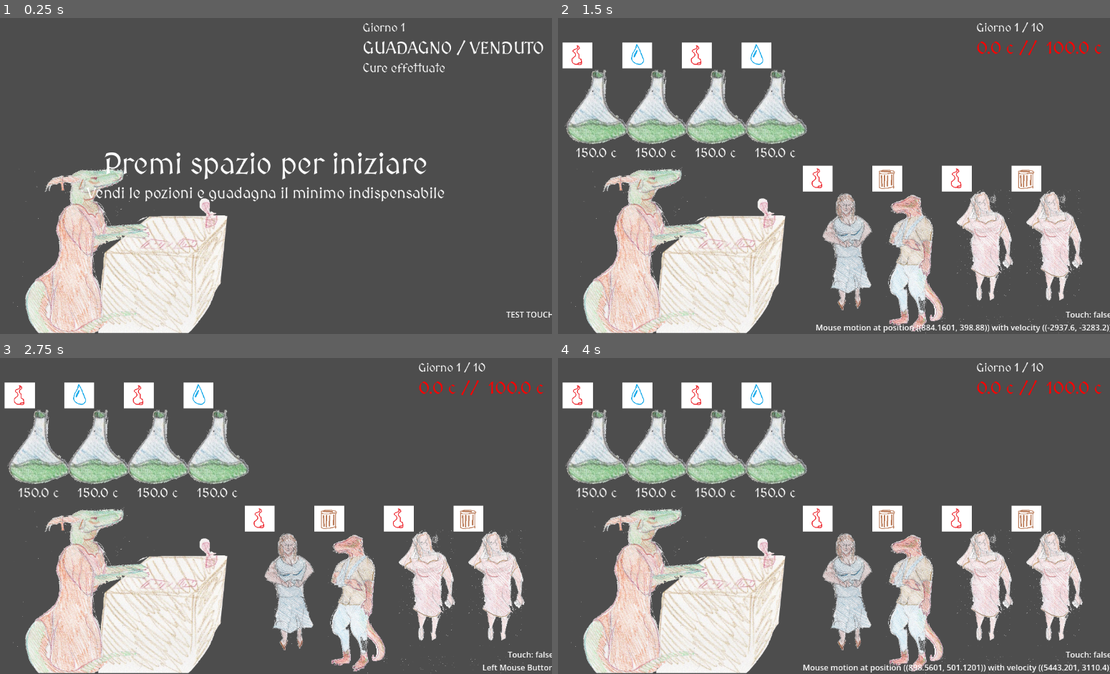
Above: before the commit, frames 1-4 (two rows, left to right).
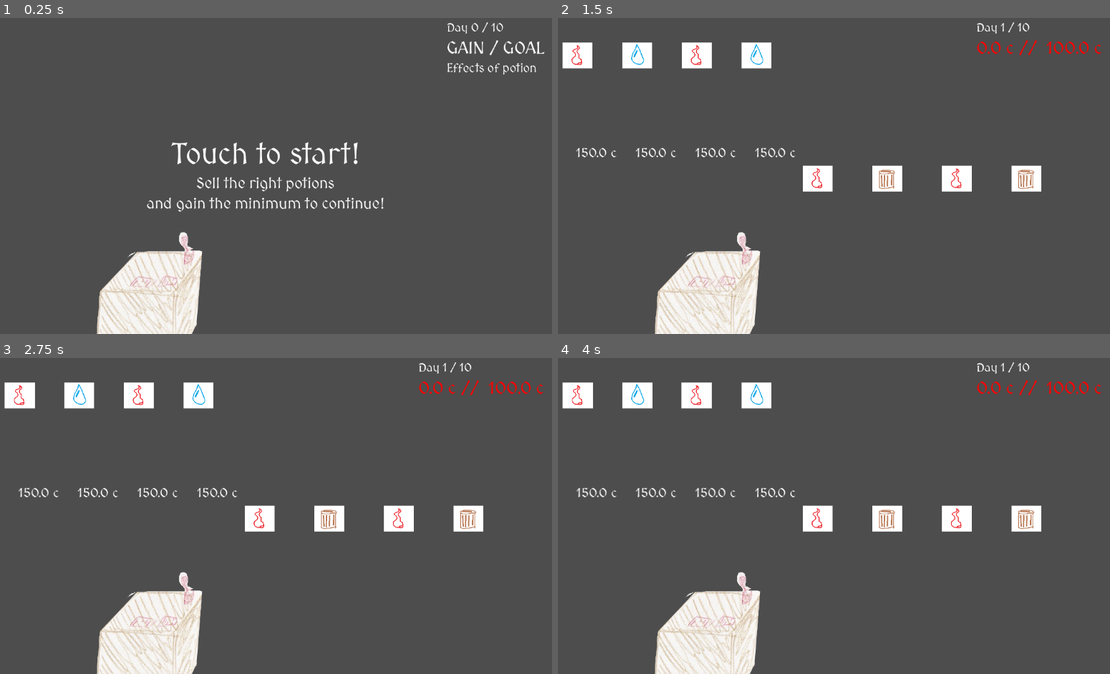
Above: after the commit, the same moments.

Repository: MLisanti/moonbrew_shop
Game: Godot game, scene res://scene/main.tscn
The game is run twice, just before and just after one commit, with the same random seed, the same clock (stepped at 60 frames per second) and the same inputs.
Inputs (mouse positions are in pixels of both pictures, inside the frame that each line leads up to):
- Up to frame 1 (0.25 s): no input
- Up to frame 2 (1.5 s): tap Enter at 0.5 s; drag from (1027, 264) to (878, 103) at 0.52 s; tap Space (conferma) at 1.25 s; drag from (707, 188) to (1027, 264) at 1.27 s
- Up to frame 3 (2.75 s): move the mouse to (38, 449) at 2.02 s; tap Space (conferma) at 2.1 s; click (38, 449) at 2.17 s
- Up to frame 4 (4 s): tap Enter at 2.75 s; drag from (651, 449) to (916, 601) at 2.77 s; tap Space (conferma) at 3.5 s; drag from (712, 449) to (983, 601) at 3.52 s

The runs differ from the first frame. In frame 1, 14% of the frame differs, in the area x 2-100%, y 1-100%; in frame 2, 24%; in frame 3, 24%; in frame 4, 24%, in the area x 1-100%, y 1-100%.

Commit message:
traduzioni tradizionali, la grafica nuova, ed ecco qua.

Diff:
--- a/project.godot
+++ b/project.godot
@@ -34,7 +34,7 @@
 
 [input_devices]
 
-pointing/emulate_mouse_from_touch=false
+pointing/emulate_touch_from_mouse=true
 
 [layer_names]
 
--- a/scene/cliente.gd
+++ b/scene/cliente.gd
@@ -43,22 +43,19 @@
 		i += 1
 	return res
 
-func _on_area_entered(area:Area2D):
-
+func curaCliente(objPozione:Area2D):
 	var potion:Node2D = null
 	var i:int=0
 	var j:int=0
-
-	var howManyCured:int=0
 
 	var effects=""
 
 	var maskPozioniUsate = "0"
 	var maskMalattieCurate = "0"
 
-	if(area.name.to_lower().begins_with("pozione")):
+	if(objPozione.name.to_lower().begins_with("pozione")):
 
-		potion = area
+		potion = objPozione
 
 		var pElements:String = potion.elements
 		maskPozioniUsate = creaMask(pElements)
@@ -68,20 +65,18 @@
 		print("Malattie: " + disease)
 
 		while(i < disease.length()):
-			var m = disease.substr(i,1)
-			var c = ""
+			var dis = disease.substr(i,1)
+			var cure = ""
 			j = 0
 
 			while(j<pElements.length()):
 
-				c = pElements.substr(j,1)
-				if(maskPozioniUsate[j] == "0" and $helperElementi.is_stronger(c, m)):
-					effects += ("Curo " + $helperElementi.get_type_name(m) + " con " + $helperElementi.get_type_name(c) + "...\n")
+				cure = pElements.substr(j,1)
+				if(maskPozioniUsate[j] == "0" and $helperElementi.is_stronger(cure, dis)):
+					effects += ($helperElementi.get_type_name_for_UI(cure) + " cures " + $helperElementi.get_type_name_for_UI(dis) + "...\n")
 
 					maskMalattieCurate[i] = "1"
 					maskPozioniUsate[j] = "1"
-
-					howManyCured += 1
 
 					#salta a prossima malattia
 					break
@@ -89,4 +84,10 @@
 				j+=1
 			i+=1
 
-		finish.emit(howManyCured, disease.length(), potion, self, effects)
+		finish.emit(maskMalattieCurate.count("1"), disease.length(), potion, self, effects)
+
+func mostraConfermaCura(val:bool):
+	if(val):
+		$lblAzione.text = "Give!"
+	else:
+		$lblAzione.text = ""
--- a/scene/cliente.tscn
+++ b/scene/cliente.tscn
@@ -1,35 +1,54 @@
 [gd_scene format=3 uid="uid://vibjky5l2jud"]
 
 [ext_resource type="Script" uid="uid://b25blng3ymu8u" path="res://scene/cliente.gd" id="1_ave0m"]
-[ext_resource type="Texture2D" uid="uid://vsuvxsm0nnk2" path="res://immagini/clienti/arg_1.png" id="2_850jr"]
+[ext_resource type="Texture2D" uid="uid://di3grimeu1jwi" path="res://immagini/clienti/cl_argoniana.png" id="2_onsxu"]
 [ext_resource type="PackedScene" uid="uid://bg3a1fnlwgjk3" path="res://scene/helper_elementi.tscn" id="3_850jr"]
-[ext_resource type="Texture2D" uid="uid://baey4rptc2750" path="res://immagini/clienti/donna_tokimo.png" id="4_juvjd"]
-[ext_resource type="Texture2D" uid="uid://ph05ywxju2ma" path="res://immagini/clienti/donna_tokimo_2.png" id="5_bjo3b"]
+[ext_resource type="Texture2D" uid="uid://cx7dgyaamdoxg" path="res://immagini/clienti/cl_argoniano.png" id="3_meip3"]
+[ext_resource type="Texture2D" uid="uid://bhpibjjg8gikg" path="res://immagini/clienti/cl_argoniano_2.png" id="4_cqb54"]
+[ext_resource type="Texture2D" uid="uid://bpjnmus7e2ovy" path="res://immagini/clienti/cl_donna.png" id="5_l87ma"]
+[ext_resource type="Theme" uid="uid://di87sdcr01o5v" path="res://tema_ui.tres" id="6_juvjd"]
+[ext_resource type="Texture2D" uid="uid://cvry8a7ikcy7m" path="res://immagini/clienti/cl_uomo.png" id="6_sjsao"]
 
 [sub_resource type="SpriteFrames" id="SpriteFrames_3cc06"]
 animations = [{
 "frames": [{
 "duration": 1.0,
-"texture": ExtResource("2_850jr")
+"texture": ExtResource("2_onsxu")
 }],
 "loop": true,
-"name": &"arg_1",
+"name": &"argoniana",
 "speed": 5.0
 }, {
 "frames": [{
 "duration": 1.0,
-"texture": ExtResource("4_juvjd")
+"texture": ExtResource("3_meip3")
 }],
 "loop": true,
-"name": &"donna_1",
+"name": &"argoniano",
 "speed": 5.0
 }, {
 "frames": [{
 "duration": 1.0,
-"texture": ExtResource("5_bjo3b")
+"texture": ExtResource("4_cqb54")
 }],
 "loop": true,
-"name": &"donna_2",
+"name": &"argoniano_2",
+"speed": 5.0
+}, {
+"frames": [{
+"duration": 1.0,
+"texture": ExtResource("5_l87ma")
+}],
+"loop": true,
+"name": &"donna",
+"speed": 5.0
+}, {
+"frames": [{
+"duration": 1.0,
+"texture": ExtResource("6_sjsao")
+}],
+"loop": true,
+"name": &"uomo",
 "speed": 5.0
 }]
 
@@ -38,13 +57,14 @@
 
 [node name="cliente" type="Area2D" unique_id=1132467231]
 collision_layer = 2
+collision_mask = 0
 script = ExtResource("1_ave0m")
 
 [node name="grafica_cliente" type="AnimatedSprite2D" parent="." unique_id=2095076299]
 position = Vector2(1, 2)
 scale = Vector2(0.27475673, 0.27475673)
 sprite_frames = SubResource("SpriteFrames_3cc06")
-animation = &"arg_1"
+animation = &"uomo"
 
 [node name="CollisionShape2D" type="CollisionShape2D" parent="." unique_id=92986014]
 position = Vector2(-2.5, 0.5)
@@ -57,4 +77,9 @@
 
 [node name="helperElementi" parent="." unique_id=1343818349 instance=ExtResource("3_850jr")]
 
-[connection signal="area_entered" from="." to="." method="_on_area_entered"]
+[node name="lblAzione" type="Label" parent="." unique_id=999631464]
+offset_left = -29.0
+offset_top = -165.0
+offset_right = 11.0
+offset_bottom = -142.0
+theme = ExtResource("6_juvjd")
--- a/scene/helper_elementi.gd
+++ b/scene/helper_elementi.gd
@@ -29,3 +29,16 @@
 			return "legno"
 		_:
 			return ""
+
+func get_type_name_for_UI(type:String):
+	match type:
+		"F":
+			return "fire"
+		"A":
+			return "water"
+		"V":
+			return "wind"
+		"L":
+			return "wood"
+		_:
+			return ""
--- a/scene/main.gd
+++ b/scene/main.gd
@@ -11,8 +11,10 @@
 """
 bugs:
 	- ad inizio livello controllare se esiste almeno una combinazione possibile
-	- una pozione può essere posata su più clienti e li cura tutti e due:
-		spostare pozione ed evidenziare cliente che cura.
+
+	V)- una pozione può essere posata su più clienti e li cura tutti e due:
+		  spostare pozione ed evidenziare cliente che cura.
+		NOTA: l'evento di cura parte dalla pozione e non dal cliente
 
 	- UI:
 		- grafica
@@ -49,13 +51,19 @@
 func _ready():
 	cambia_stato_livello(statiLivello.INIZIO)
 
-func _process(_delta):
-	if(statoLivello == statiLivello.INIZIO and Input.is_action_just_released("conferma") and $tmrCooldown.time_left <= 0):
+func _input(event):
+
+	if not ((event is InputEventMouseButton or event is InputEventScreenTouch) and event.pressed):
+		return
+
+	#processa eventi solo se sono Mouse o touch
+
+	if(statoLivello == statiLivello.INIZIO and event.pressed and $tmrCooldown.time_left <= 0):
 		cambia_stato_livello(statiLivello.IN_CORSO)
 		_livello = LIVELLO_INIZIO
 		imposta_livello(_livello)
 
-	if(statoLivello == statiLivello.FINITO_LIVELLO and Input.is_action_just_released("conferma")):
+	if(statoLivello == statiLivello.FINITO_LIVELLO and event.pressed):
 		if(moneyGain < moneyGoal):
 			cambia_stato_livello(statiLivello.GAME_OVER_PERSO)
 		else:
@@ -64,9 +72,15 @@
 			imposta_livello(_livello)
 
 	if((statoLivello == statiLivello.GAME_OVER_PERSO or statoLivello == statiLivello.GAME_OVER_VINTO)
-			and Input.is_action_just_released("conferma")):
+			and event.pressed):
 		cambia_stato_livello(statiLivello.INIZIO)
 		$tmrCooldown.start(1.0)
+
+func ui_mostra_tutorial() :
+	$UI/sopra/VBoxContainer/lbl_levelNumber.text = "Day 0 / 10"
+	$UI/sopra/VBoxContainer/lbl_money_goal.set("theme_override_colors/font_color", Color.WHITE)
+	$UI/sopra/VBoxContainer/lbl_money_goal.text = "GAIN / GOAL"
+	$UI/sopra/VBoxContainer/lbl_effects.text = "Effects of potion"
 
 func imposta_livello(livello):
 	var levelVar: Dictionary = imposta_variabili_livello(livello)
@@ -77,7 +91,7 @@
 
 	ui_update()
 	$UI/sopra/VBoxContainer/lbl_effects.text = ""
-	$UI/sopra/VBoxContainer/lbl_levelNumber.text = "Giorno "+ str(livello) + " / 10"
+	$UI/sopra/VBoxContainer/lbl_levelNumber.text = "Day "+ str(livello) + " / 10"
 
 	maskGrab = ""
 
@@ -118,23 +132,22 @@
 
 		i+=1
 
-func controlla_passaggio_livello(mancanti):
-	return mancanti == 0
-
 func _on_grab_start(nodo:Node2D):
 	if(not maskGrab.contains("1")):
 		maskGrab[nodo.grabIndex] = "1"
 		nodo.grabPermission = true
 
 
+
+
 func _on_grab_end(nodo:Node2D):
 	maskGrab[nodo.grabIndex] = "0"
 
 func _on_client_finish(curedDiseases:int, totalDiseases:int, potion:Node2D, client:Node2D, effects:String):
 	var guadagno = (potion.price / totalDiseases) * curedDiseases
-	var descGuadagno = "Non ti meriti niente"
+	var descGuadagno = "You deserve nothing..."
 	if(curedDiseases > 0):
-		descGuadagno = "Ti meriti " + str(round(guadagno)) + " su " + str(potion.price)
+		descGuadagno = "You gain " + str(round(guadagno)) + " over " + str(potion.price)
 
 	$UI/sopra/VBoxContainer/lbl_effects.text = effects + descGuadagno
 
@@ -150,7 +163,10 @@
 
 	if(_clienti_mancanti_prossimo_livello == 0):
 		if(_livello < 10):
-			cambia_stato_livello(statiLivello.FINITO_LIVELLO)
+			if(moneyGain < moneyGoal):
+				cambia_stato_livello(statiLivello.GAME_OVER_PERSO)
+			else:
+				cambia_stato_livello(statiLivello.FINITO_LIVELLO)
 		else:
 			cambia_stato_livello(statiLivello.GAME_OVER_VINTO)
 
@@ -159,28 +175,23 @@
 
 func ui_mostra_fine_livello():
 	controlCentroMessaggi.visible = true
-
-	$UI/centro/VBoxContainer/lblAzione.text = "Spazio per continuare"
-	if(moneyGain < moneyGoal):
-		$UI/centro/VBoxContainer/lblAzione.text = "Spazio per ricominciare"
-		$UI/centro/VBoxContainer/lblMessaggio.text = "Non sei riuscita a guadagnare il minimo..."
-	else:
-		$UI/centro/VBoxContainer/lblMessaggio.text = "Hai guadagnato abbastanza!"
+	$UI/centro/VBoxContainer/lblAzione.text = "Touch to continue..."
+	$UI/centro/VBoxContainer/lblMessaggio.text = "You got enough money!"
 
 func ui_mostra_inizio():
 	controlCentroMessaggi.visible = true
-	$UI/centro/VBoxContainer/lblAzione.text = "Vendi le pozioni e guadagna il minimo indispensabile"
-	$UI/centro/VBoxContainer/lblMessaggio.text = "Premi spazio per iniziare"
-
-func ui_mostra_game_over():
-	controlCentroMessaggi.visible = true
-	$UI/centro/VBoxContainer/lblAzione.text = "Spazio per ricominciare"
-	$UI/centro/VBoxContainer/lblMessaggio.text = "Sei andata in bancarotta..."
+	$UI/centro/VBoxContainer/lblMessaggio.text = "Touch to start!"
+	$UI/centro/VBoxContainer/lblAzione.text = "Sell the right potions\nand gain the minimum to continue!"
+
+func ui_mostra_game_over_perso():
+	controlCentroMessaggi.visible = true
+	$UI/centro/VBoxContainer/lblAzione.text = "Touch to restart"
+	$UI/centro/VBoxContainer/lblMessaggio.text = "You went bankrupt... rawr..."
 
 func ui_mostra_game_over_vinto():
 	controlCentroMessaggi.visible = true
-	$UI/centro/VBoxContainer/lblAzione.text = "Spazio per continuare"
-	$UI/centro/VBoxContainer/lblMessaggio.text = "Hai curato tutti :rawr: !!"
+	$UI/centro/VBoxContainer/lblAzione.text = "Touch to restart"
+	$UI/centro/VBoxContainer/lblMessaggio.text = "You cured everyone!! :rawr: !!"
 
 func cambia_stato_livello (nuovoStato:statiLivello):
 	var precedente = statoLivello
@@ -188,18 +199,24 @@
 
 	if(nuovoStato == statiLivello.IN_CORSO):
 		controlCentroMessaggi.visible = false
+		$strega_oggetti/strega.animation = "in_corso"
 
 	if(nuovoStato == statiLivello.INIZIO):
 		ui_mostra_inizio()
+		ui_mostra_tutorial()
+		$strega_oggetti/strega.animation = "in_corso"
 
 	if(precedente == statiLivello.IN_CORSO and nuovoStato == statiLivello.FINITO_LIVELLO):
 		ui_mostra_fine_livello()
+		$strega_oggetti/strega.animation = "finito_livello"
 
 	if(precedente == statiLivello.IN_CORSO and nuovoStato == statiLivello.GAME_OVER_VINTO):
 		ui_mostra_game_over_vinto()
-
-	if(precedente == statiLivello.FINITO_LIVELLO and nuovoStato == statiLivello.GAME_OVER_PERSO):
-		ui_mostra_game_over()
+		$strega_oggetti/strega.animation = "game_over_vinto"
+
+	if(precedente == statiLivello.IN_CORSO and nuovoStato == statiLivello.GAME_OVER_PERSO):
+		ui_mostra_game_over_perso()
+		$strega_oggetti/strega.animation = "game_over_perso"
 
 func crea_pozione(indice:int, importanza:int, elementi:String, prezzo:float, posizione:Vector2):
 	var nodoPozione:Node2D = _scena_pozione.instantiate()
@@ -218,6 +235,7 @@
 
 func crea_cliente(elementi:String, posizione:Vector2):
 	var nodoCliente:Node2D = _scena_cliente.instantiate()
+	nodoCliente.add_to_group("clienti")
 	nodoCliente.disease = elementi
 	nodoCliente.position = posizione
 	$clienti.add_child(nodoCliente)
@@ -241,6 +259,4 @@
 
 
 func _on_area_2d_input_event(viewport, event: InputEvent, shape_idx):
-	#if(event is InputEventScreenTouch):
-
-	$Area2D/lblStatoInput.text = "Touch: " + str(event.is_pressed()) + "\n" + event.as_text()
+	$Area2D/lblStatoInput.text = event.as_text()
--- a/scene/main.tscn
+++ b/scene/main.tscn
@@ -1,13 +1,48 @@
 [gd_scene format=3 uid="uid://be75w8yjyxed8"]
 
 [ext_resource type="Script" uid="uid://183vn8g4n6kb" path="res://scene/main.gd" id="1_p1hux"]
-[ext_resource type="Texture2D" uid="uid://ckjhihpjdwfoj" path="res://immagini/clienti/strega_dragonnes_incredibile.png" id="3_0ha60"]
 [ext_resource type="Texture2D" uid="uid://bu44hocddxgv5" path="res://immagini/clienti/bancone.png" id="3_brvut"]
+[ext_resource type="Texture2D" uid="uid://c2hkx6vlw3icl" path="res://immagini/farmacista/farmac_1.png" id="3_p1hux"]
 [ext_resource type="PackedScene" uid="uid://bg3a1fnlwgjk3" path="res://scene/helper_elementi.tscn" id="3_wp4xf"]
 [ext_resource type="Theme" uid="uid://di87sdcr01o5v" path="res://tema_ui.tres" id="4_0ha60"]
+[ext_resource type="Texture2D" uid="uid://d16k257h8amyi" path="res://immagini/farmacista/farmac_4.png" id="4_of57s"]
+[ext_resource type="Texture2D" uid="uid://b1ljuiy70qhcq" path="res://immagini/farmacista/farmac_2.png" id="5_b5f6u"]
+[ext_resource type="Texture2D" uid="uid://b3ap2ib4hx50m" path="res://immagini/farmacista/farmac_3.png" id="5_of57s"]
 
-[sub_resource type="RectangleShape2D" id="RectangleShape2D_0ha60"]
-size = Vector2(362, 279)
+[sub_resource type="SpriteFrames" id="SpriteFrames_tqoya"]
+animations = [{
+"frames": [{
+"duration": 1.0,
+"texture": ExtResource("5_b5f6u")
+}],
+"loop": true,
+"name": &"finito_livello",
+"speed": 5.0
+}, {
+"frames": [{
+"duration": 1.0,
+"texture": ExtResource("4_of57s")
+}],
+"loop": true,
+"name": &"game_over_perso",
+"speed": 5.0
+}, {
+"frames": [{
+"duration": 1.0,
+"texture": ExtResource("5_of57s")
+}],
+"loop": true,
+"name": &"game_over_vinto",
+"speed": 5.0
+}, {
+"frames": [{
+"duration": 1.0,
+"texture": ExtResource("3_p1hux")
+}],
+"loop": true,
+"name": &"in_corso",
+"speed": 5.0
+}]
 
 [node name="main" type="Node2D" unique_id=386386039]
 script = ExtResource("1_p1hux")
@@ -25,14 +60,15 @@
 [node name="strega_oggetti" type="Node2D" parent="." unique_id=1176392839]
 
 [node name="bancone" type="Sprite2D" parent="strega_oggetti" unique_id=1159495521]
-position = Vector2(366.00003, 504)
-scale = Vector2(0.62929785, 0.54907966)
+position = Vector2(337.8614, 583.2545)
+scale = Vector2(0.52394295, 0.59714925)
 texture = ExtResource("3_brvut")
 
-[node name="strega" type="Sprite2D" parent="strega_oggetti" unique_id=1469148481]
-position = Vector2(211, 479)
-scale = Vector2(0.40068603, 0.44382498)
-texture = ExtResource("3_0ha60")
+[node name="strega" type="AnimatedSprite2D" parent="strega_oggetti" unique_id=1463685596]
+position = Vector2(212.86137, 477.2545)
+scale = Vector2(0.50181687, 0.5558439)
+sprite_frames = SubResource("SpriteFrames_tqoya")
+animation = &"in_corso"
 
 [node name="UI" type="CanvasLayer" parent="." unique_id=504331853]
 
@@ -95,27 +131,6 @@
 [node name="tmrCooldown" type="Timer" parent="." unique_id=1034026072]
 one_shot = true
 
-[node name="Area2D" type="Area2D" parent="." unique_id=1912468712]
-position = Vector2(810, 379)
+[node name="suoni" type="Node2D" parent="." unique_id=1091512550]
 
-[node name="lblStatoInput" type="Label" parent="Area2D" unique_id=1516874724]
-anchors_preset = 3
-anchor_left = 1.0
-anchor_top = 1.0
-anchor_right = 1.0
-anchor_bottom = 1.0
-offset_left = 250.0
-offset_top = 218.0
-offset_right = 346.0
-offset_bottom = 267.0
-grow_horizontal = 0
-grow_vertical = 0
-size_flags_horizontal = 8
-text = "TEST TOUCH"
-horizontal_alignment = 2
-
-[node name="CollisionShape2D" type="CollisionShape2D" parent="Area2D" unique_id=1503405931]
-position = Vector2(171, 129.5)
-shape = SubResource("RectangleShape2D_0ha60")
-
-[connection signal="input_event" from="Area2D" to="." method="_on_area_2d_input_event"]
+[node name="glass_clink" type="AudioStreamPlayer2D" parent="suoni" unique_id=758348612]
--- a/scene/pozione.gd
+++ b/scene/pozione.gd
@@ -2,13 +2,23 @@
 
 var _elements_scene = preload("res://scene/elemento.tscn")
 
-var _mouseInPosition:bool = false
+
 signal grab_start(node:Node2D)
 signal grab_end(node:Node2D)
+
 var _dragging = false
 const _radius_drag:int = 50
 var grabPermission = false
 var grabIndex = 0
+
+
+var rand=RandomNumberGenerator.new()
+
+var audio1 = preload("res://suoni/glass_clink_1.mp3")
+
+var _numClientiPresi = 0
+var _clienteDaCurare:Area2D = null
+
 
 @export var price:float = 100.0
 @export var elements:String = "FA"
@@ -55,12 +65,10 @@
 func _process(_delta):
 	pass
 
-func _on_mouse_entered():
-	_mouseInPosition = true
-
-func _on_mouse_exited():
-	_mouseInPosition = false
-
+func audio_glass_clink():
+	var i = rand.randi_range(1, 3)
+	$audio_clink.stream = audio1
+	$audio_clink.play()
 
 func _on_input_event(_viewport, event:InputEvent, _shape_idx):
 
@@ -80,30 +88,38 @@
 			if(not _dragging and event.pressed):
 				_dragging = true
 				grab_start.emit(self)
-				#print("Partito Grab")
 			if(_dragging and not event.pressed):
 				_dragging = false
 				grab_end.emit(self)
-				#print("Fine Grab")
-
 
 	#drag
 	if(_dragging):
 		self.global_position = event.position
 
-	"""
-	if(not _grabStarted and event.is_pressed()):
-		_grabStarted = true
-		grab_start.emit(self)
-		print("Partito Grab")
+	#cura il cliente solo se ne hai selezionato uno e non di piu
+	if(_dragging == false and _numClientiPresi == 1 and _clienteDaCurare != null):
+		_clienteDaCurare.curaCliente(self)
+		print("effettua cura...")
+		_numClientiPresi = 0
+		_clienteDaCurare = null
 
-	if(_grabStarted and grabPermission):
-		self.position = event.position
-		print("Continua")
+#TODO: non si capisce bene il cliente che verrà curato ....
 
-	if(grabPermission and event.is_canceled()):
-		_grabStarted = false
-		grabPermission = false
-		grab_end.emit(self)
-		print("Fine Grab")
-	"""
+func _on_area_entered(area):
+	if(area.is_in_group("clienti")):
+		var cliente:Area2D = area
+		cliente.mostraConfermaCura(true)
+		_numClientiPresi += 1
+
+		#il cliente da curare è sempre l'ultimo selezionato
+		_clienteDaCurare = cliente
+
+
+func _on_area_exited(area):
+	if(area.is_in_group("clienti")):
+		var cliente:Area2D = area
+		cliente.mostraConfermaCura(false)
+		_numClientiPresi -= 1
+
+		if(_numClientiPresi == 0):
+			_clienteDaCurare = null
--- a/scene/pozione.tscn
+++ b/scene/pozione.tscn
@@ -1,16 +1,17 @@
 [gd_scene format=3 uid="uid://ycdc2eboahxd"]
 
 [ext_resource type="Script" uid="uid://dbp0rqf4nixbh" path="res://scene/pozione.gd" id="1_3qbha"]
-[ext_resource type="Texture2D" uid="uid://dlt6m7y46s0vj" path="res://immagini/clienti/pozione1.png" id="2_x8jg1"]
-[ext_resource type="Texture2D" uid="uid://c8g141hlw1s5q" path="res://immagini/clienti/pozione2.png" id="3_xed2p"]
-[ext_resource type="Texture2D" uid="uid://bcjkg3el7w532" path="res://immagini/clienti/pozione3.png" id="4_wlq7w"]
+[ext_resource type="Texture2D" uid="uid://cwwuklvfmiqkx" path="res://grafica_disegni/UI/pozione_1.png" id="2_wlq7w"]
+[ext_resource type="Texture2D" uid="uid://ecvcroujlq3m" path="res://grafica_disegni/UI/pozione_2.png" id="3_ri02b"]
+[ext_resource type="Texture2D" uid="uid://blavvaa7kqxxp" path="res://grafica_disegni/UI/pozione_3.png" id="4_amxvd"]
+[ext_resource type="Texture2D" uid="uid://bv8ro6v1sv8il" path="res://grafica_disegni/UI/pozione_4.png" id="5_lcpjq"]
 [ext_resource type="Theme" uid="uid://di87sdcr01o5v" path="res://tema_ui.tres" id="5_xed2p"]
 
 [sub_resource type="SpriteFrames" id="SpriteFrames_ri02b"]
 animations = [{
 "frames": [{
 "duration": 1.0,
-"texture": ExtResource("2_x8jg1")
+"texture": ExtResource("2_wlq7w")
 }],
 "loop": true,
 "name": &"poz_1",
@@ -18,7 +19,7 @@
 }, {
 "frames": [{
 "duration": 1.0,
-"texture": ExtResource("3_xed2p")
+"texture": ExtResource("3_ri02b")
 }],
 "loop": true,
 "name": &"poz_2",
@@ -26,10 +27,18 @@
 }, {
 "frames": [{
 "duration": 1.0,
-"texture": ExtResource("4_wlq7w")
+"texture": ExtResource("4_amxvd")
 }],
 "loop": true,
 "name": &"poz_3",
+"speed": 5.0
+}, {
+"frames": [{
+"duration": 1.0,
+"texture": ExtResource("5_lcpjq")
+}],
+"loop": true,
+"name": &"poz_4",
 "speed": 5.0
 }]
 
@@ -37,14 +46,14 @@
 radius = 60.0
 height = 120.0
 
-[node name="pozione" type="Area2D" unique_id=1292925384]
+[node name="pozione" type="Area2D" unique_id=1292925384 groups=["clienti"]]
 collision_mask = 2
 script = ExtResource("1_3qbha")
 
 [node name="grafica_pozione" type="AnimatedSprite2D" parent="." unique_id=943024140]
 scale = Vector2(0.6455811, 0.6455812)
 sprite_frames = SubResource("SpriteFrames_ri02b")
-animation = &"poz_2"
+animation = &"poz_4"
 
 [node name="CollisionShape2D" type="CollisionShape2D" parent="." unique_id=911560465]
 shape = SubResource("CapsuleShape2D_3qbha")
@@ -82,6 +91,8 @@
 [node name="Marker2D" type="Marker2D" parent="features" unique_id=754010656]
 position = Vector2(-35, -106)
 
+[node name="audio_clink" type="AudioStreamPlayer2D" parent="." unique_id=771879207]
+
+[connection signal="area_entered" from="." to="." method="_on_area_entered"]
+[connection signal="area_exited" from="." to="." method="_on_area_exited"]
 [connection signal="input_event" from="." to="." method="_on_input_event"]
-[connection signal="mouse_entered" from="." to="." method="_on_mouse_entered"]
-[connection signal="mouse_exited" from="." to="." method="_on_mouse_exited"]
Binary file removed: immagini/clienti/donna_tokimo_2.png
Not shown, removed: immagini/clienti/donna_tokimo_2.png.import
